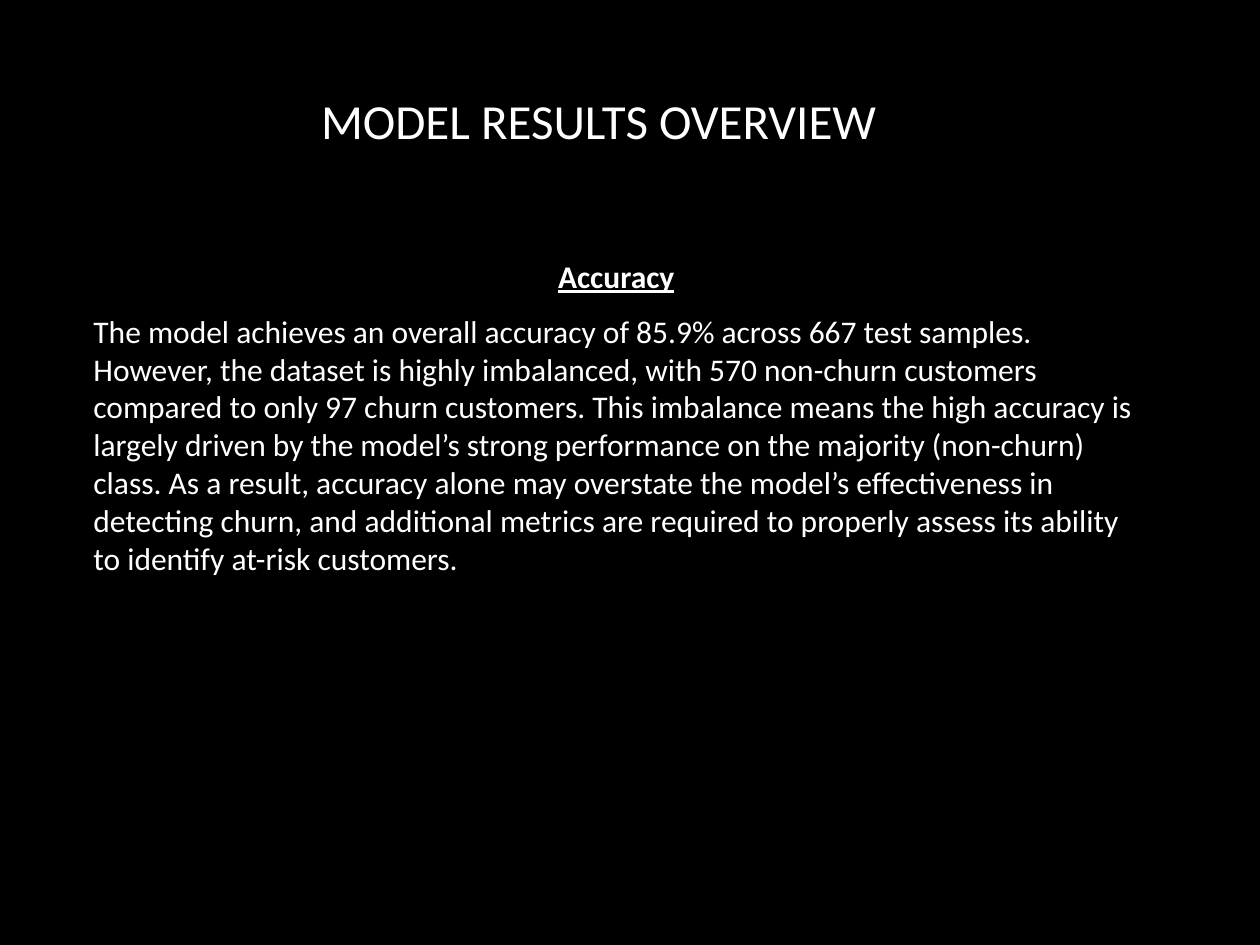
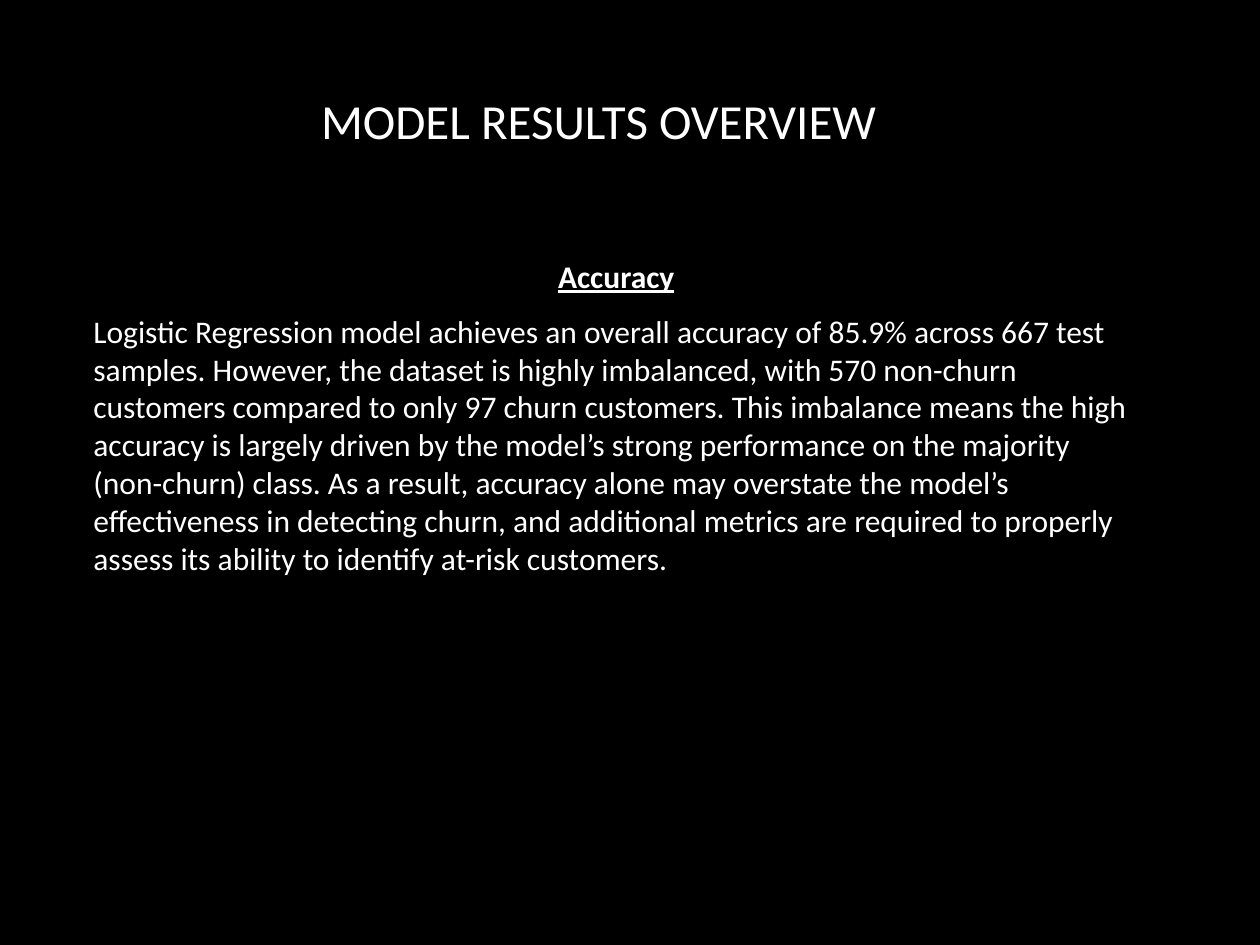
Before and after one commit to isaacrmacharia/Phase3_Project, a slide deck: slide 4 of SyriaTel_Churn_Executive_Presentation.pptx. Drawn at 1260x945 pixels with LibreOffice and Linux fonts; fonts in the diff are those of the drawing; background and template pictures are left out. Boxes give left, top, right and bottom in pixels: in the first picture for what was removed or moved away, otherwise in the second. Text is boxed around its words. In the diff, an @@ line names an element or a change of style, - is before the commit and + after.

```diff
--- a/SyriaTel_Churn_Executive_Presentation.pptx
+++ b/SyriaTel_Churn_Executive_Presentation.pptx
@@ text at [93,321,1126,575]: text changed @@
-The model achieves an overall accuracy of 85.9% across 667 test samples. However, the dataset is highly imbalanced, with 570 non-churn customers compared to only 97 churn customers. This imbalance means the high accuracy is largely driven by the model’s strong performance on the majority (non-churn) class. As a result, accuracy alone may overstate the model’s effectiveness in detecting churn, and additional metrics are required to properly assess its ability to identify at-risk customers.
+Logistic Regression model achieves an overall accuracy of 85.9% across 667 test samples. However, the dataset is highly imbalanced, with 570 non-churn customers compared to only 97 churn customers. This imbalance means the high accuracy is largely driven by the model’s strong performance on the majority (non-churn) class. As a result, accuracy alone may overstate the model’s effectiveness in detecting churn, and additional metrics are required to properly assess its ability to identify at-risk customers.
```
Also in this commit, not shown: 3 other slides changed, 2 other files.
